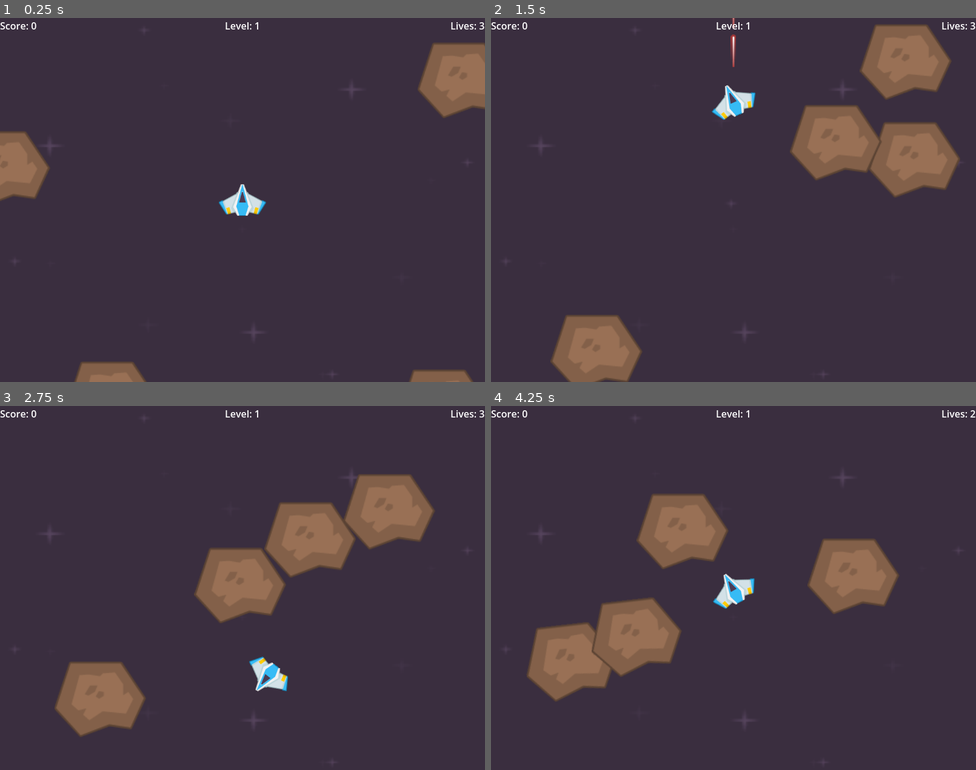
Above: before the commit, frames 1-4 (two rows, left to right).
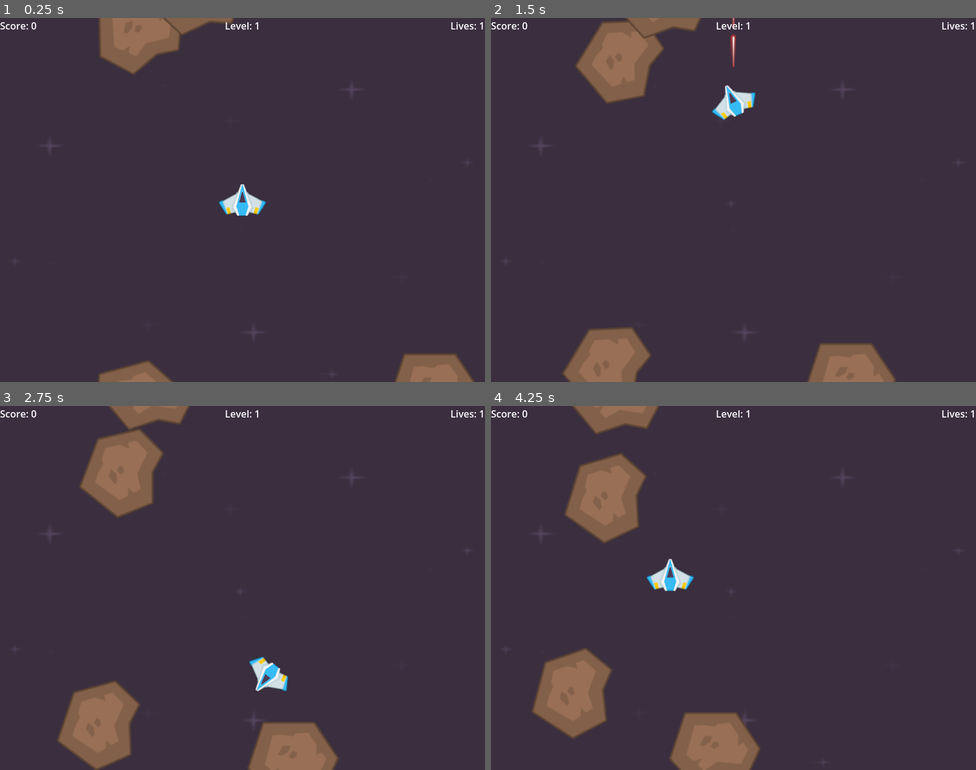
Above: after the commit, the same moments.

Repository: akaJSaunders/astro-roid-rage
Game: Godot game, scene res://main.tscn
Same seed, same stepped clock (60 frames per second), same inputs: the game is played once before the commit and once after it.
Inputs:
- Up to frame 1 (0.25 s): no input
- Up to frame 2 (1.5 s): hold W (thrust_forward) 0.53-1.28 s; hold Space (fire) 0.53-1.28 s; tap Left (rotate_ccw) at 1.35 s
- Up to frame 3 (2.75 s): hold W (thrust_forward) from 2.03 s (still down); hold Right (rotate_cw) from 2.03 s (still down)
- Up to frame 4 (4.25 s): release Right (rotate_cw) at 2.78 s; tap Space (fire) at 2.85 s; release W (thrust_forward) at 3.53 s; hold Left (rotate_ccw) from 3.53 s (still down)

The runs differ from the first frame. In frame 1, 7.5% of the frame differs, in the area x 0-100%, y 0-100%; in frame 2, 15%; in frame 3, 17%; in frame 4, 18%, in the area x 7-100%, y 0-100%.

Commit message:
Add restart UI and setup new game

Diff:
--- a/main.gd
+++ b/main.gd
@@ -1,4 +1,10 @@
 extends Node
+
+signal score_changed
+signal level_changed
+signal lives_changed
+
+signal game_over
 
 var score:
 		get:
@@ -21,34 +27,50 @@
 			lives = value
 			lives_changed.emit(lives)
 
+var asteroid_big_scene = preload('res://asteroid_big.tscn')
+var asteroid_spawn_range_min = 200
+var asteroid_spawn_range_max = 500
 var num_asteroids = 4
+
 var player_scene = preload('res://player.tscn')
-var asteroid_big_scene = preload('res://asteroid_big.tscn')
+var player_node : Node2D = null
 
 @onready var viewport_size = get_viewport().size
-signal score_changed
-signal level_changed
-signal lives_changed
 
-var asteroid_spawn_range_min = 200
-var asteroid_spawn_range_max = 500
+@export var asteroid_container : Node2D
 
-var player_node = null
+func _ready():
+	setup_new_game()
 
-# Called when the node enters the scene tree for the first time.
-func _ready():
-	set_new_game()
+func setup_new_game():
+	cleanup_game()
+	lives = 1
+	score = 0
+	level = 0
 	setup_new_level(num_asteroids)
 
-func set_new_game():
-	lives = 3
-	score = 0
-	level = 0
+func cleanup_game():
+	if player_node:
+		player_node.queue_free()
+		player_node = null
 
+	for asteroid in asteroid_container.get_children():
+		asteroid.queue_free()
 
 func _on_player_death():
+	if lives <= 0:
+		game_is_over()
+		return
+
 	lives -= 1
 	spawn_player()
+
+func game_is_over():
+	if player_node:
+		player_node.queue_free()
+		player_node = null
+
+	game_over.emit()
 
 func setup_new_level(asteroid_number):
 	level += 1
@@ -69,7 +91,7 @@
 func spawn_asteroid():
 	var node = asteroid_big_scene.instantiate()
 	node.position = viewport_size/2.0 + (Utility.randomUnitVector2() * randf_range(asteroid_spawn_range_min, asteroid_spawn_range_max))
-	add_child(node)
+	asteroid_container.call_deferred('add_child',node)
 
 func add_to_score(n):
 	score += n
--- a/main.tscn
+++ b/main.tscn
@@ -4,8 +4,9 @@
 [ext_resource type="Texture2D" uid="uid://bgvku8ukcx0i3" path="res://Graphics/darkPurple.png" id="2_d8wut"]
 [ext_resource type="PackedScene" uid="uid://d0j3c414ubv0" path="res://main_ui.tscn" id="3_666oo"]
 
-[node name="Main" type="Node"]
+[node name="Main" type="Node" node_paths=PackedStringArray("asteroid_container")]
 script = ExtResource("1_5ios1")
+asteroid_container = NodePath("Asteroids Container")
 
 [node name="Background Stars" type="Sprite2D" parent="."]
 position = Vector2(401.25, 305.5)
@@ -15,6 +16,9 @@
 [node name="MainUI" parent="." instance=ExtResource("3_666oo")]
 z_index = 1
 
+[node name="Asteroids Container" type="Node2D" parent="."]
+
+[connection signal="game_over" from="." to="MainUI" method="_on_main_game_over"]
 [connection signal="level_changed" from="." to="MainUI" method="_on_main_level_changed"]
 [connection signal="lives_changed" from="." to="MainUI" method="_on_main_lives_changed"]
 [connection signal="score_changed" from="." to="MainUI" method="_on_main_score_changed"]
--- a/main_ui.gd
+++ b/main_ui.gd
@@ -3,6 +3,8 @@
 @export var score_label : Label
 @export var level_label : Label
 @export var lives_label : Label
+
+@export var game_over_panel : Panel
 
 # Called when the node enters the scene tree for the first time.
 func _ready():
@@ -18,3 +20,12 @@
 
 func _on_main_level_changed(new_level):
 	level_label.text = "Level: %d" % new_level
+
+
+func _on_main_game_over():
+	game_over_panel.show()
+
+
+func _on_restart_button_pressed():
+	get_parent().setup_new_game()
+	game_over_panel.hide()
--- a/main_ui.tscn
+++ b/main_ui.tscn
@@ -2,7 +2,7 @@
 
 [ext_resource type="Script" path="res://main_ui.gd" id="1_xcf6h"]
 
-[node name="MainUI" type="Control" node_paths=PackedStringArray("score_label", "level_label", "lives_label")]
+[node name="MainUI" type="Control" node_paths=PackedStringArray("score_label", "level_label", "lives_label", "game_over_panel")]
 layout_mode = 3
 anchors_preset = 15
 anchor_right = 1.0
@@ -13,6 +13,7 @@
 score_label = NodePath("HBoxContainer/Score")
 level_label = NodePath("HBoxContainer/Level")
 lives_label = NodePath("HBoxContainer/Lives")
+game_over_panel = NodePath("GameOverPopup")
 
 [node name="HBoxContainer" type="HBoxContainer" parent="."]
 layout_mode = 1
@@ -35,3 +36,52 @@
 layout_mode = 2
 size_flags_horizontal = 10
 text = "Lives: 000"
+
+[node name="GameOverPopup" type="Panel" parent="."]
+visible = false
+layout_mode = 1
+anchors_preset = 8
+anchor_left = 0.5
+anchor_top = 0.5
+anchor_right = 0.5
+anchor_bottom = 0.5
+offset_left = -148.0
+offset_top = -90.0
+offset_right = 148.0
+offset_bottom = 90.0
+grow_horizontal = 2
+grow_vertical = 2
+
+[node name="Label" type="Label" parent="GameOverPopup"]
+layout_mode = 1
+anchors_preset = 10
+anchor_right = 1.0
+offset_bottom = 23.0
+grow_horizontal = 2
+text = "Game over"
+horizontal_alignment = 1
+
+[node name="MarginContainer" type="MarginContainer" parent="GameOverPopup"]
+layout_mode = 1
+anchors_preset = 15
+anchor_right = 1.0
+anchor_bottom = 1.0
+offset_top = 44.0
+grow_horizontal = 2
+grow_vertical = 2
+theme_override_constants/margin_left = 50
+theme_override_constants/margin_right = 50
+
+[node name="VBoxContainer" type="VBoxContainer" parent="GameOverPopup/MarginContainer"]
+layout_mode = 2
+alignment = 1
+
+[node name="Restart Button" type="Button" parent="GameOverPopup/MarginContainer/VBoxContainer"]
+layout_mode = 2
+text = "Restart"
+
+[node name="Exit Button" type="Button" parent="GameOverPopup/MarginContainer/VBoxContainer"]
+layout_mode = 2
+text = "Exit"
+
+[connection signal="pressed" from="GameOverPopup/MarginContainer/VBoxContainer/Restart Button" to="." method="_on_restart_button_pressed"]
